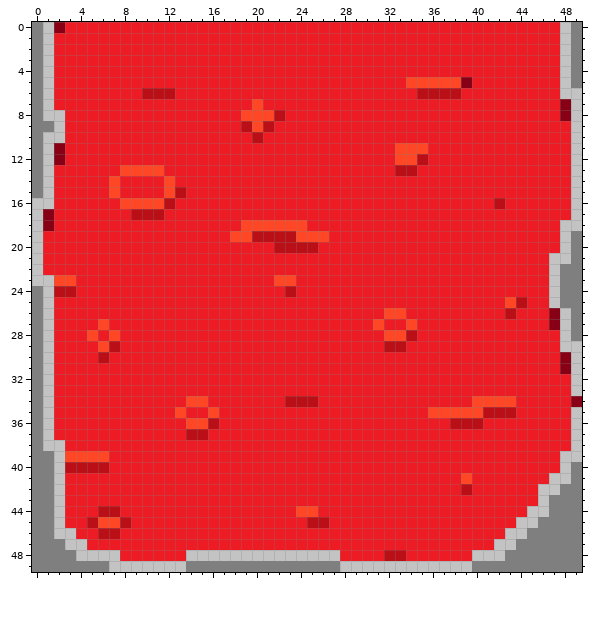
Pixel-art sprite -- images/l1000.png. The picture above was drawn from the file before the commit.
The file is 50x50 pixels.
Once edited:
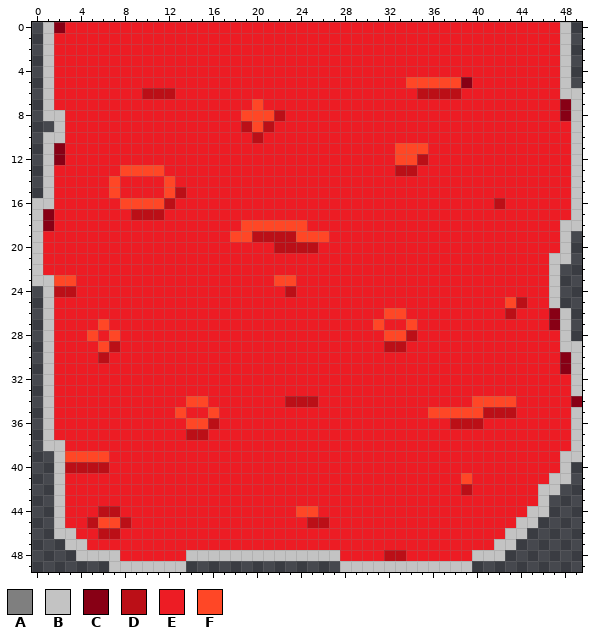
Palette (. is transparent): A #7f7f7f  B #c3c3c3  C #880015  D #bb0f17  E #ed1c24  F #ff4726
Diff:
{"y":0,"x":0,"old":"A","new":"."}
{"y":0,"x":49,"old":"A","new":"."}
{"y":1,"x":0,"old":"A","new":"."}
{"y":1,"x":49,"old":"A","new":"."}
{"y":2,"x":0,"old":"A","new":"."}
{"y":2,"x":49,"old":"A","new":"."}
{"y":3,"x":0,"old":"A","new":"."}
{"y":3,"x":49,"old":"A","new":"."}
{"y":4,"x":0,"old":"A","new":"."}
{"y":4,"x":49,"old":"A","new":"."}
{"y":5,"x":0,"old":"A","new":"."}
{"y":5,"x":49,"old":"A","new":"."}
{"y":6,"x":0,"old":"A","new":"."}
{"y":7,"x":0,"old":"A","new":"."}
{"y":8,"x":0,"old":"A","new":"."}
{"y":9,"x":0,"old":"AA","new":".."}
{"y":10,"x":0,"old":"A","new":"."}
{"y":11,"x":0,"old":"A","new":"."}
{"y":12,"x":0,"old":"A","new":"."}
{"y":13,"x":0,"old":"A","new":"."}
{"y":14,"x":0,"old":"A","new":"."}
{"y":15,"x":0,"old":"A","new":"."}
{"y":19,"x":49,"old":"A","new":"."}
{"y":20,"x":49,"old":"A","new":"."}
{"y":21,"x":49,"old":"A","new":"."}
{"y":22,"x":48,"old":"AA","new":".."}
{"y":23,"x":48,"old":"AA","new":".."}
{"y":24,"x":0,"old":"A","new":"."}
{"y":24,"x":48,"old":"AA","new":".."}
{"y":25,"x":0,"old":"A","new":"."}
{"y":25,"x":48,"old":"AA","new":".."}
{"y":26,"x":0,"old":"A","new":"."}
{"y":26,"x":49,"old":"A","new":"."}
{"y":27,"x":0,"old":"A","new":"."}
{"y":27,"x":49,"old":"A","new":"."}
{"y":28,"x":0,"old":"A","new":"."}
{"y":28,"x":49,"old":"A","new":"."}
{"y":29,"x":0,"old":"A","new":"."}
{"y":30,"x":0,"old":"A","new":"."}
{"y":31,"x":0,"old":"A","new":"."}
{"y":32,"x":0,"old":"A","new":"."}
{"y":33,"x":0,"old":"A","new":"."}
{"y":34,"x":0,"old":"A","new":"."}
{"y":35,"x":0,"old":"A","new":"."}
{"y":36,"x":0,"old":"A","new":"."}
{"y":37,"x":0,"old":"A","new":"."}
{"y":38,"x":0,"old":"A","new":"."}
{"y":39,"x":0,"old":"AA","new":".."}
{"y":40,"x":0,"old":"AA","new":".."}
{"y":40,"x":49,"old":"A","new":"."}
{"y":41,"x":0,"old":"AA","new":".."}
{"y":41,"x":49,"old":"A","new":"."}
{"y":42,"x":0,"old":"AA","new":".."}
{"y":42,"x":48,"old":"AA","new":".."}
{"y":43,"x":0,"old":"AA","new":".."}
{"y":43,"x":47,"old":"AAA","new":"..."}
{"y":44,"x":0,"old":"AA","new":".."}
{"y":44,"x":47,"old":"AAA","new":"..."}
{"y":45,"x":0,"old":"AA","new":".."}
{"y":45,"x":46,"old":"AAAA","new":"...."}
{"y":46,"x":0,"old":"AA","new":".."}
{"y":46,"x":45,"old":"AAAAA","new":"....."}
{"y":47,"x":0,"old":"AAA","new":"..."}
{"y":47,"x":44,"old":"AAAAAA","new":"......"}
{"y":48,"x":0,"old":"AAAA","new":"...."}
{"y":48,"x":43,"old":"AAAAAAA","new":"......."}
{"y":49,"x":0,"old":"AAAAAAA","new":"......."}
{"y":49,"x":14,"old":"AAAAAAAAAAAAAA","new":".............."}
{"y":49,"x":40,"old":"AAAAAAAAAA","new":".........."}
{"label":"erased","picture_box":[32,22,54,198]}
{"label":"erased","picture_box":[571,22,582,88]}
{"label":"erased","picture_box":[560,231,582,341]}
{"label":"erased","picture_box":[32,286,109,572]}
{"label":"erased","picture_box":[472,462,582,572]}
{"label":"erased","picture_box":[186,561,340,572]}
